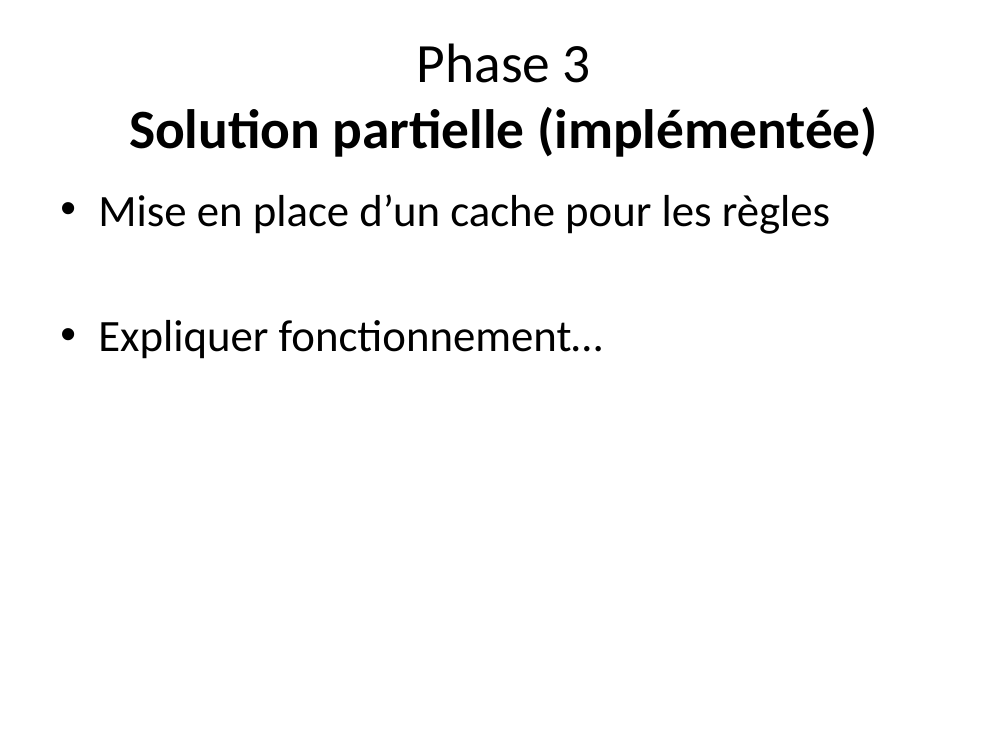
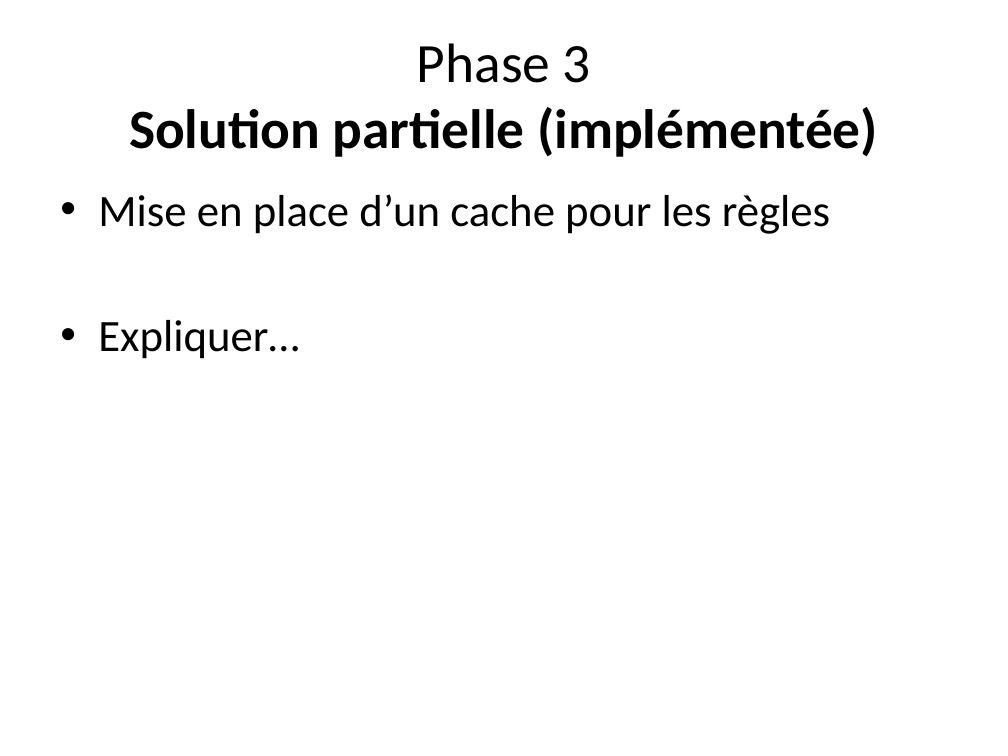
Before and after one commit to michellesakam/Teaching-HEIGVD-AMT-2015-Project, a slide deck: slide 8 of presentation/presentation.pptx. Drawn at 1008x756 pixels with LibreOffice and Linux fonts; fonts in the diff are those of the drawing. Boxes give left, top, right and bottom in pixels: in the first picture for what was removed or moved away, otherwise in the second. Text is boxed around its words. In the diff, an @@ line names an element or a change of style, - is before the commit and + after.

```diff
--- a/presentation/presentation.pptx
+++ b/presentation/presentation.pptx
@@ text at (98,320,299,359): text changed @@
-• Expliquer fonctionnement…
+• Expliquer…
```
Also in this commit, not shown: 5 other slides changed, 2 slides added.
